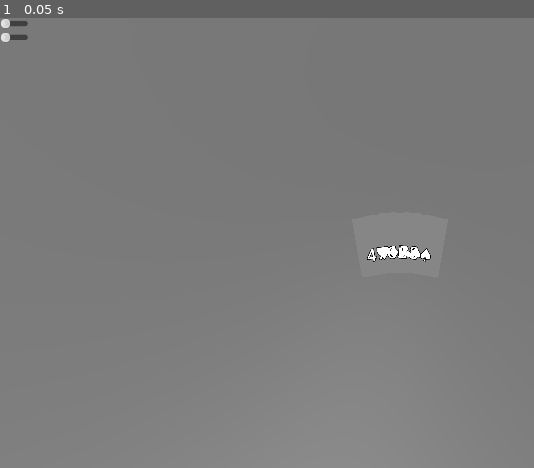
Above: before the commit, frame 1.
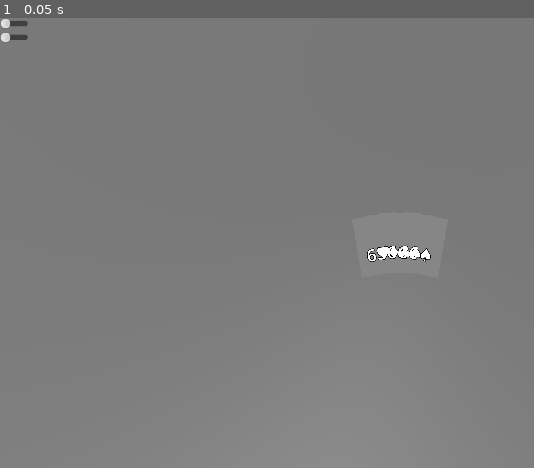
Above: after the commit, the same moment.

Repository: eerieA/game-qs-grill
Game: Godot game, scene res://scenes/main.tscn
The game is run twice, just before and just after one commit, with the same random seed, the same clock (stepped at 60 frames per second) and the same inputs.
Inputs:
- Up to frame 1 (0.05 s): no input

The runs differ from the first frame. In frame 1, less than 0.1% of the frame differs, in the area x 68-79%, y 50-55%.

Commit message:
replaced rule exclusivity with dominance group

Diff:
--- a/rules/flush.json
+++ b/rules/flush.json
@@ -4,7 +4,7 @@
   "description": "Five cards of the same suit",
   "enabled": true,
   "priority": 50,
-  "exclusive": true,
+  "dominance_group": "",
   "base_score": 40,
   "multiplier": 2,
   "condition": {
--- a/rules/four.json
+++ b/rules/four.json
@@ -1,10 +1,10 @@
 {
-  "id": "three",
+  "id": "four",
   "name": "Four of a kind",
   "description": "Have four cards of the same rank",
   "enabled": true,
   "priority": 20,
-  "exclusive": false,
+  "dominance_group": "rank_multiplicity",
   "base_score": 16,
   "multiplier": 1.6,
   "condition": {
--- a/rules/pair.json
+++ b/rules/pair.json
@@ -4,7 +4,7 @@
   "description": "At least one pair",
   "enabled": true,
   "priority": 10,
-  "exclusive": false,
+  "dominance_group": "rank_multiplicity",
   "base_score": 10,
   "multiplier": 1.2,
   "condition": {
--- a/rules/straight.json
+++ b/rules/straight.json
@@ -4,7 +4,7 @@
   "description": "Have five cards of consequtive ranks",
   "enabled": true,
   "priority": 15,
-  "exclusive": true,
+  "dominance_group": "",
   "base_score": 15,
   "multiplier": 2,
   "condition": {
--- a/rules/three.json
+++ b/rules/three.json
@@ -4,7 +4,7 @@
   "description": "Have three cards of the same rank",
   "enabled": true,
   "priority": 15,
-  "exclusive": false,
+  "dominance_group": "rank_multiplicity",
   "base_score": 15,
   "multiplier": 1.5,
   "condition": {
--- a/scripts/data/rule_data.gd
+++ b/scripts/data/rule_data.gd
@@ -7,7 +7,7 @@
 
 @export var enabled: bool = true
 @export var priority: int = 0
-@export var exclusive: bool = false
+@export var dominance_group: String = ""
 
 @export var base_score: int = 0
 @export var multiplier: float = 1.0
--- a/scripts/logic/rule_evaluator.gd
+++ b/scripts/logic/rule_evaluator.gd
@@ -59,10 +59,10 @@
 	r.description = data.get("description", "")
 	r.enabled = bool(data.get("enabled", true))
 	r.priority = int(data.get("priority", 0))
-	r.exclusive = bool(data.get("exclusive", false))
 	r.base_score = int(data.get("base_score", 0))
 	r.multiplier = float(data.get("multiplier", 1.0))
 	r.condition = data.get("condition", { })
+	r.dominance_group = str(data.get("dominance_group", ""))
 	r.tags.clear()
 	for t in data.get("tags", []):
 		r.tags.append(str(t))
@@ -80,9 +80,9 @@
 
 
 func evaluate_hand(context: HandContext) -> Dictionary:
-	var matches: Array[Dictionary] = []
-	var total: float = 0.0
-
+	var raw_matches: Array[Dictionary] = []
+
+	# Detect all matching rules
 	for r in rules:
 		if not r.enabled:
 			continue
@@ -91,20 +91,51 @@
 		if not result.get("matched", false):
 			continue
 
-		var base := int(result.get("base_score", r.base_score))
-		var mult := float(result.get("multiplier", r.multiplier))
+		raw_matches.append({
+			"rule": r,
+			"info": result
+		})
+
+	# Resolve dominance groups
+	var resolved: Array[Dictionary] = []
+	var by_group := { }  # group_name -> match dict
+
+	for m in raw_matches:
+		var r: Rule = m["rule"]
+		var g: String = r.dominance_group
+
+		if g == "":
+			# No dominance group → always applies
+			resolved.append(m)
+		else:
+			# Keep only highest-priority rule per group
+			if not by_group.has(g) or r.priority > by_group[g]["rule"].priority:
+				by_group[g] = m
+
+	for m in by_group.values():
+		resolved.append(m)
+
+	# Compute scores
+	var total := 0.0
+	var matches: Array[Dictionary] = []
+
+	for m in resolved:
+		var r: Rule = m["rule"]
+		var info: Dictionary = m["info"]
+
+		var base := int(info.get("base_score", r.base_score))
+		var mult := float(info.get("multiplier", r.multiplier))
 		var score := float(base) * mult
 
 		matches.append({
-			"rule": r.name,
-			"info": result,
+			"rule_id": r.id,
+			"rule_name": r.name,
+			"group": r.dominance_group,
+			"info": info,
 			"score": score
 		})
 
 		total += score
-
-		if r.exclusive:
-			break
 
 	return {
 		"matches": matches,
--- a/scripts/main.gd
+++ b/scripts/main.gd
@@ -20,8 +20,8 @@
 	# current_hand = deck.draw_test_flush()	# draw a fixed test flush hand
 	# current_hand = deck.draw_test_pair()	# draw a fixed test single pair hand
 	# current_hand = deck.draw_test_three()	# draw a fixed test three-of-a-kind hand
-	# current_hand = deck.draw_test_four()	# draw a fixed test four-of-a-kind hand
-	current_hand = deck.draw_test_straight()	# draw a fixed test straight hand
+	current_hand = deck.draw_test_four()	# draw a fixed test four-of-a-kind hand
+	# current_hand = deck.draw_test_straight()	# draw a fixed test straight hand
 
 	var context = HandContext.new(current_hand)
 	print("--- Your hand ---")
